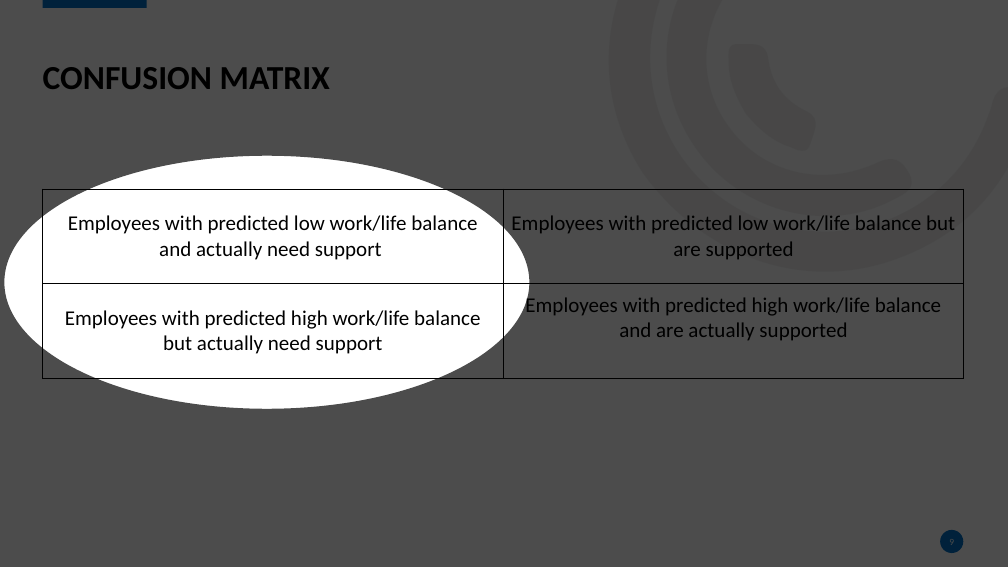
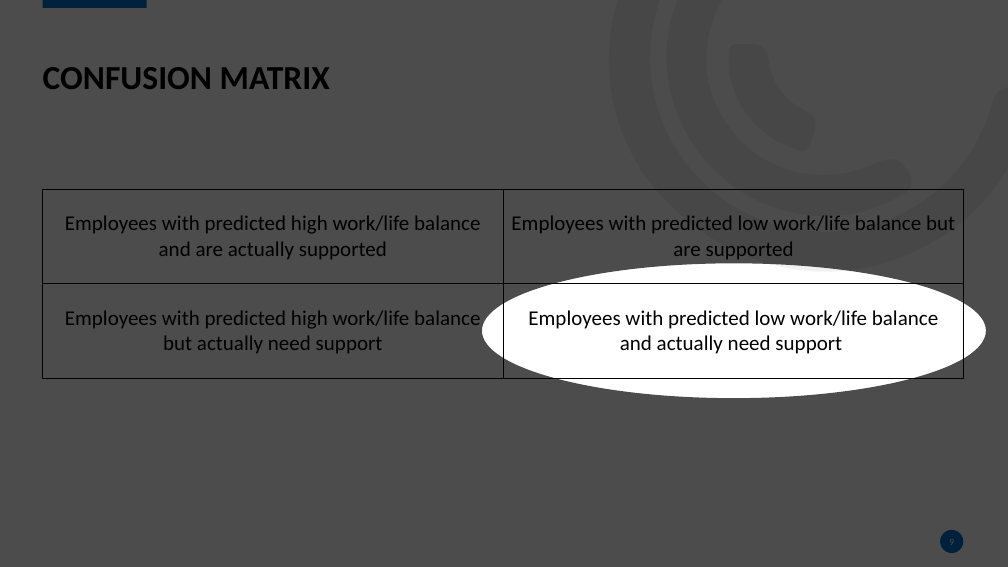
Before and after one commit to crystdang/DABC-final-g5, a slide deck: slide 13 of slide_deck/final-project-presentation.pptx. Drawn at 1008x567 pixels with LibreOffice and Linux fonts; fonts in the diff are those of the drawing; background and template pictures are left out. Boxes give left, top, right and bottom in pixels: in the first picture for what was removed or moved away, otherwise in the second. Text is boxed around its words. In the diff, an @@ line names an element or a change of style, - is before the commit and + after.

Commit message:
final slide deck

```diff
--- a/slide_deck/final-project-presentation.pptx
+++ b/slide_deck/final-project-presentation.pptx
@@ freeform shape at [0, 0, 1008, 567]: outline redrawn @@
@@ table at [42, 189, 963, 378] @@
-row 1, column 1: Employees with predicted low work/life balance and actually need support
+row 1, column 1: Employees with predicted high work/life balance and are actually supported
-row 2, column 2: Employees with predicted high work/life balance and are actually supported
+row 2, column 2: Employees with predicted low work/life balance and actually need support
```
Also in this commit, not shown: 3 other slides changed.
